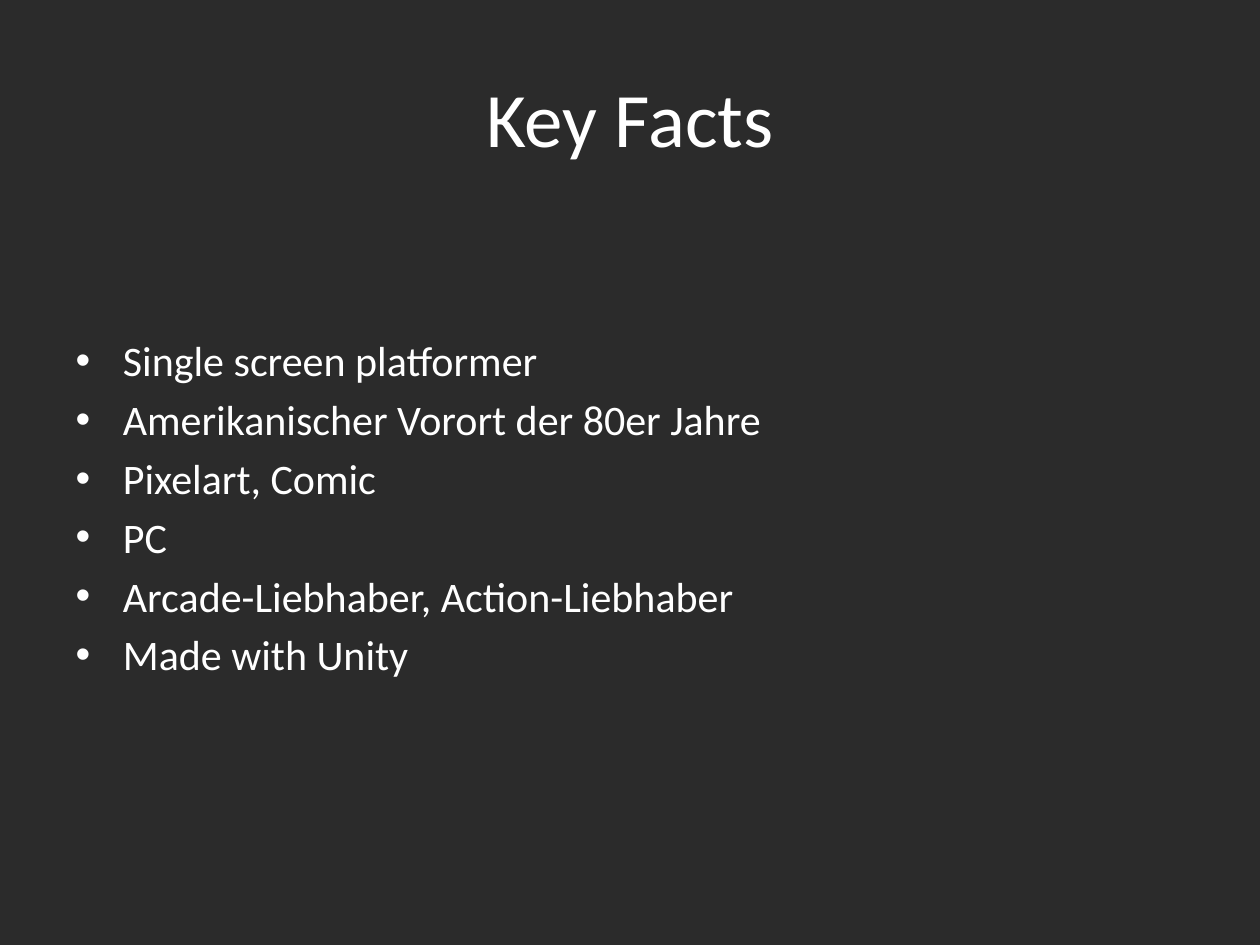
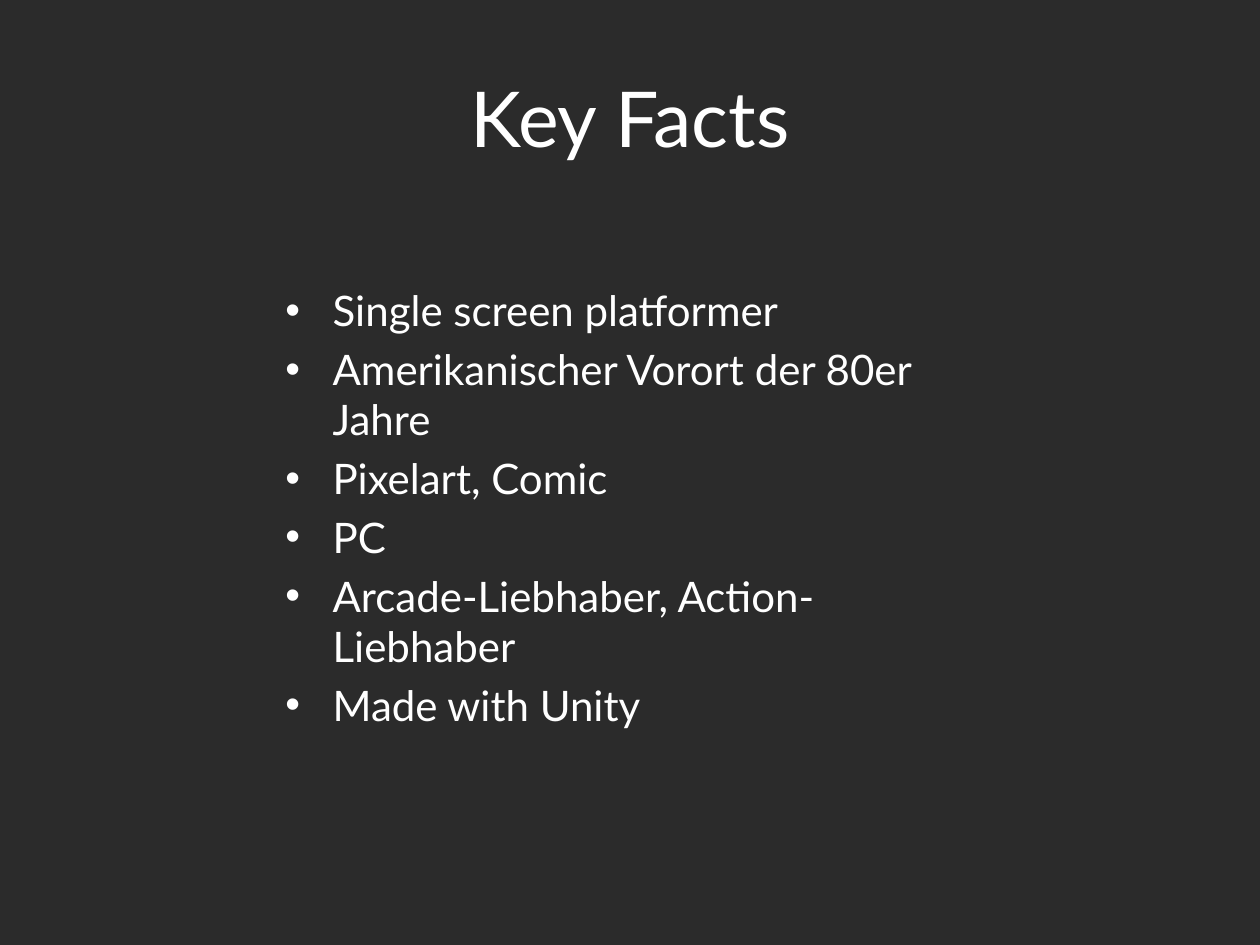
Before and after one commit to Assertores/HammerMan, a slide deck: slide 3 of Documentation/Hammer Man.pptx. Drawn at 1260x945 pixels with LibreOffice and Linux fonts; fonts in the diff are those of the drawing; background and template pictures are left out; a plain dark background stands for a picture behind light text. Boxes give left, top, right and bottom in pixels: in the first picture for what was removed or moved away, otherwise in the second. Text is boxed around its words. In the diff, an @@ line names an element or a change of style, - is before the commit and + after.

Commit message:
Changed Fonts in PPP

```diff
--- a/Documentation/Hammer Man.pptx
+++ b/Documentation/Hammer Man.pptx
@@ title "Key Facts" at (x1=470, y1=92, x2=790, y2=160): font Calibri to Lato @@
@@ text "Single screen platformer" at (x1=333, y1=295, x2=912, y2=729): font Calibri to Lato @@
@@ text "Single screen platformer" moved from (x1=123, y1=347, x2=760, y2=677) to (x1=333, y1=295, x2=912, y2=729) @@
```
Also in this commit, not shown: 11 other slides changed.
